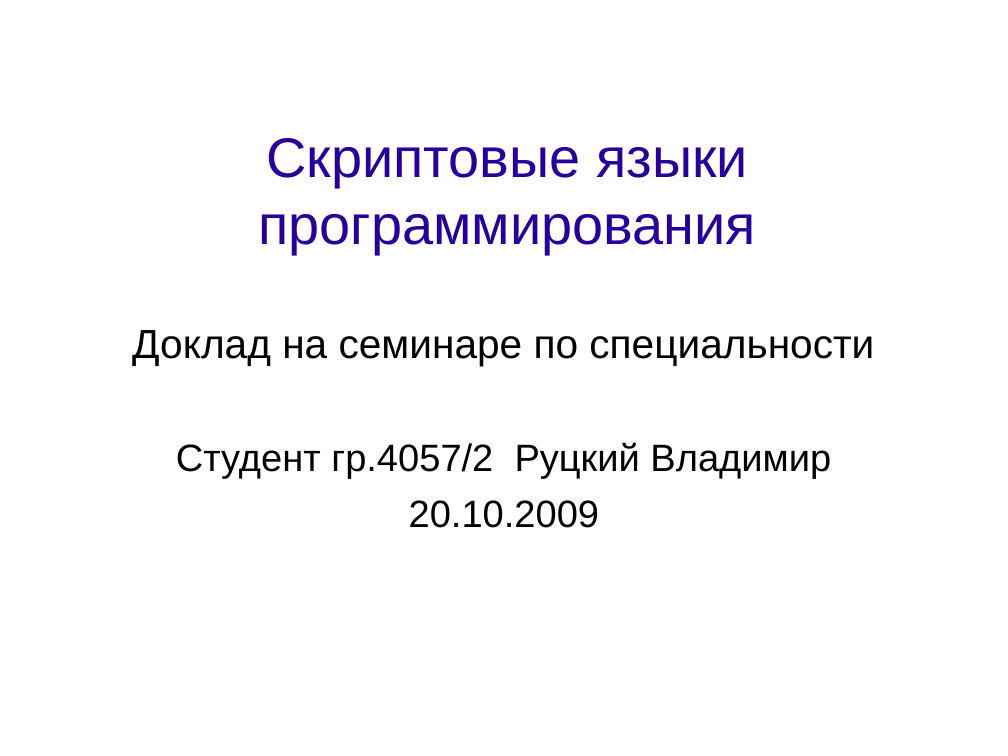
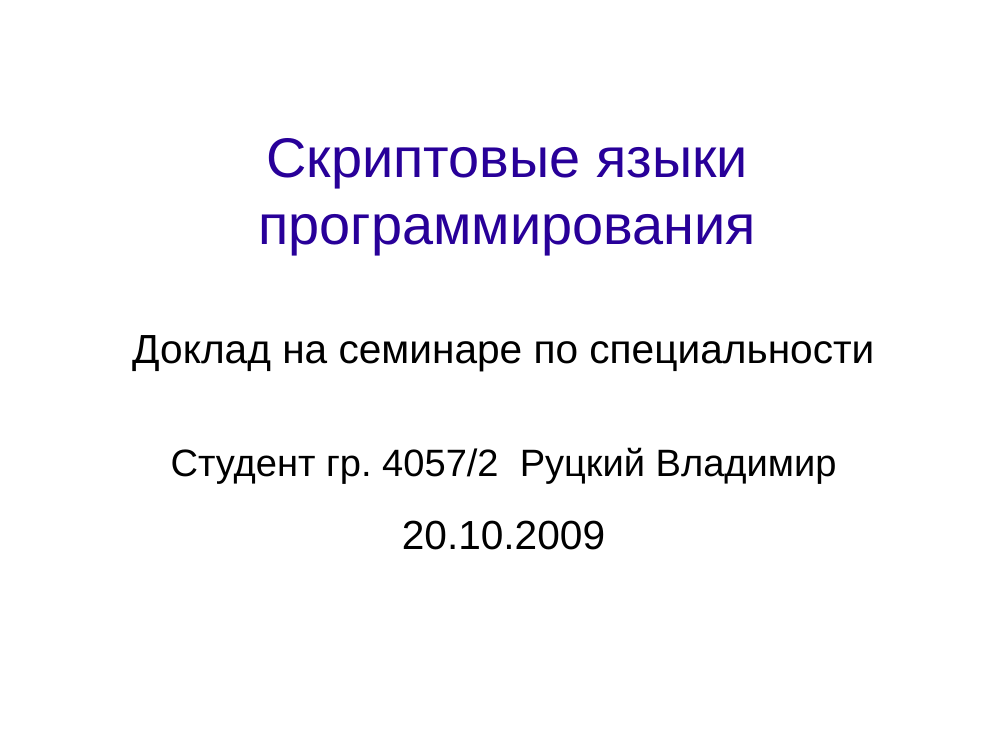
Before and after one commit to rutsky/semester07, a slide deck: slide 1 of Operation_systems/scripting_languages/40572_Rutsky_Scripting_languages.odp. Drawn at 1008x756 pixels with LibreOffice and Linux fonts; fonts in the diff are those of the drawing. Boxes give left, top, right and bottom in pixels: in the first picture for what was removed or moved away, otherwise in the second. Text is boxed around its words. In the diff, an @@ line names an element or a change of style, - is before the commit and + after.

```diff
--- a/Operation_systems/scripting_languages/40572_Rutsky_Scripting_languages.odp
+++ b/Operation_systems/scripting_languages/40572_Rutsky_Scripting_languages.odp
@@ subtitle at (x1=171, y1=447, x2=837, y2=484): text changed @@
-Студент гр.4057/2 Руцкий Владимир
-20.10.2009
+Студент гр. 4057/2 Руцкий Владимир
@@ text added at (x1=402, y1=520, x2=605, y2=550), 32 pt, text #000000 @@
+20.10.2009
```
Also in this commit, not shown: 2 other slides changed, 2 slides added, 1 other file.
